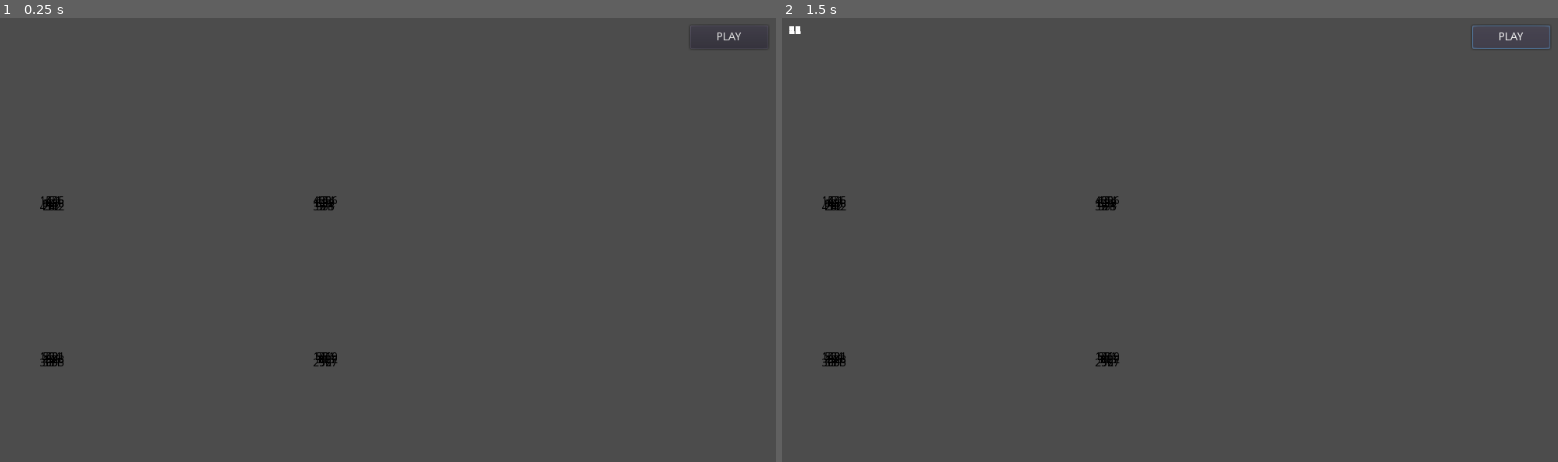
Above: before the commit, frames 1-2 (left to right).
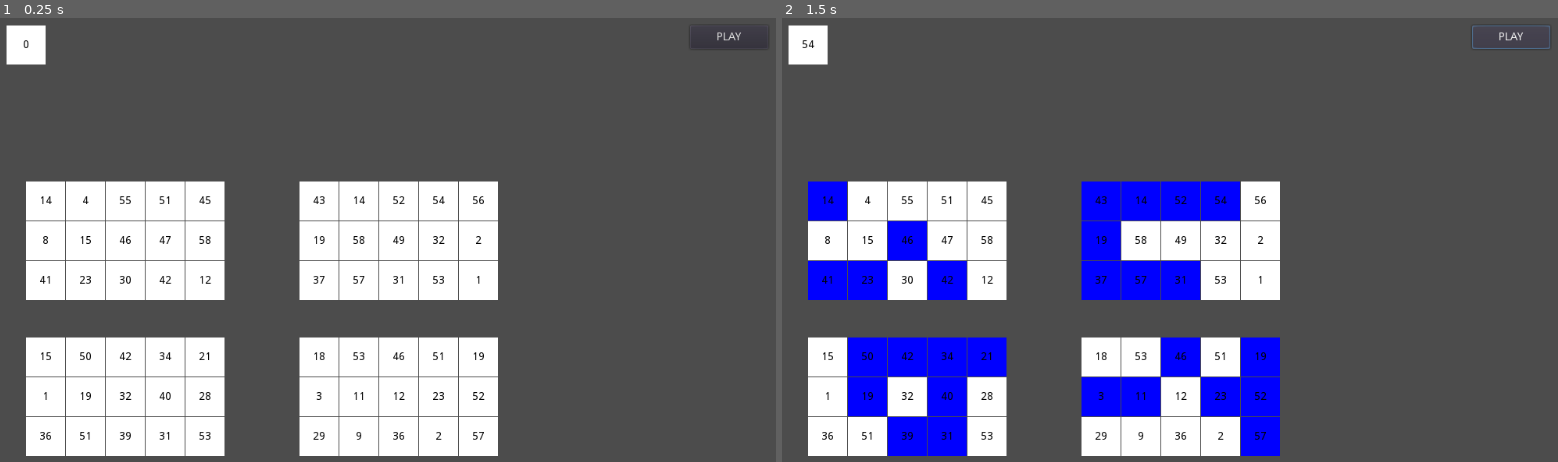
Above: after the commit, the same moments.

Repository: rosemunho/videobingo
Game: Godot game, scene res://Main.tscn
Two runs of this game, one before a commit and one after it. Both use one fixed random seed, a clock stepped at 60 frames per second and the inputs below.
Inputs:
- Up to frame 1 (0.25 s): no input
- Up to frame 2 (1.5 s): click "PLAY" at 0.5 s; click "PLAY" at 1.25 s

The runs differ from the first frame. In frame 1, 28% of the frame differs, in the area x 0-65%, y 1-99%; in frame 2, 28%.

Commit message:
Fixed sizings, cards now actually appear

Diff:
--- a/Ball.tscn
+++ b/Ball.tscn
@@ -3,11 +3,27 @@
 [ext_resource path="res://Ball.gd" type="Script" id=1]
 
 [node name="Ball" type="Sprite"]
+region_rect = Rect2( 0, 0, 50, 50 )
 script = ExtResource( 1 )
 
-[node name="Num" type="Label" parent="."]
+[node name="ColorRect" type="ColorRect" parent="."]
 margin_right = 40.0
-margin_bottom = 14.0
+margin_bottom = 40.0
+rect_min_size = Vector2( 50, 50 )
 __meta__ = {
 "_edit_use_anchors_": false
 }
+
+[node name="Num" type="Label" parent="."]
+margin_right = 50.0
+margin_bottom = 50.0
+rect_min_size = Vector2( 50, 50 )
+size_flags_vertical = 1
+custom_colors/font_color = Color( 0, 0, 0, 1 )
+text = "0"
+align = 1
+valign = 1
+max_lines_visible = 1
+__meta__ = {
+"_edit_use_anchors_": false
+}
--- a/Card.tscn
+++ b/Card.tscn
@@ -16,92 +16,86 @@
 centered = false
 
 [node name="CellContainer" type="GridContainer" parent="."]
-visible = false
 margin_right = 250.0
 margin_bottom = 150.0
+rect_min_size = Vector2( 250, 150 )
+custom_constants/vseparation = 1
+custom_constants/hseparation = 1
 columns = 5
 
 [node name="Cell1" parent="CellContainer" instance=ExtResource( 2 )]
-margin_right = 0.0
-margin_bottom = 0.0
 
 [node name="Cell2" parent="CellContainer" instance=ExtResource( 2 )]
-margin_left = 4.0
-margin_right = 4.0
-margin_bottom = 0.0
+margin_left = 51.0
+margin_right = 101.0
 
 [node name="Cell3" parent="CellContainer" instance=ExtResource( 2 )]
-margin_left = 8.0
-margin_right = 8.0
-margin_bottom = 0.0
+margin_left = 102.0
+margin_right = 152.0
 
 [node name="Cell4" parent="CellContainer" instance=ExtResource( 2 )]
-margin_left = 12.0
-margin_right = 12.0
-margin_bottom = 0.0
+margin_left = 153.0
+margin_right = 203.0
 
 [node name="Cell5" parent="CellContainer" instance=ExtResource( 2 )]
-margin_left = 16.0
-margin_right = 16.0
-margin_bottom = 0.0
+margin_left = 204.0
+margin_right = 254.0
 
 [node name="Cell6" parent="CellContainer" instance=ExtResource( 2 )]
-margin_top = 4.0
-margin_right = 0.0
-margin_bottom = 4.0
+margin_top = 51.0
+margin_bottom = 101.0
 
 [node name="Cell7" parent="CellContainer" instance=ExtResource( 2 )]
-margin_left = 4.0
-margin_top = 4.0
-margin_right = 4.0
-margin_bottom = 4.0
+margin_left = 51.0
+margin_top = 51.0
+margin_right = 101.0
+margin_bottom = 101.0
 
 [node name="Cell8" parent="CellContainer" instance=ExtResource( 2 )]
-margin_left = 8.0
-margin_top = 4.0
-margin_right = 8.0
-margin_bottom = 4.0
+margin_left = 102.0
+margin_top = 51.0
+margin_right = 152.0
+margin_bottom = 101.0
 
 [node name="Cell9" parent="CellContainer" instance=ExtResource( 2 )]
-margin_left = 12.0
-margin_top = 4.0
-margin_right = 12.0
-margin_bottom = 4.0
+margin_left = 153.0
+margin_top = 51.0
+margin_right = 203.0
+margin_bottom = 101.0
 
 [node name="Cell10" parent="CellContainer" instance=ExtResource( 2 )]
-margin_left = 16.0
-margin_top = 4.0
-margin_right = 16.0
-margin_bottom = 4.0
+margin_left = 204.0
+margin_top = 51.0
+margin_right = 254.0
+margin_bottom = 101.0
 
 [node name="Cell11" parent="CellContainer" instance=ExtResource( 2 )]
-margin_top = 8.0
-margin_right = 0.0
-margin_bottom = 8.0
+margin_top = 102.0
+margin_bottom = 152.0
 
 [node name="Cell12" parent="CellContainer" instance=ExtResource( 2 )]
-margin_left = 4.0
-margin_top = 8.0
-margin_right = 4.0
-margin_bottom = 8.0
+margin_left = 51.0
+margin_top = 102.0
+margin_right = 101.0
+margin_bottom = 152.0
 
 [node name="Cell13" parent="CellContainer" instance=ExtResource( 2 )]
-margin_left = 8.0
-margin_top = 8.0
-margin_right = 8.0
-margin_bottom = 8.0
+margin_left = 102.0
+margin_top = 102.0
+margin_right = 152.0
+margin_bottom = 152.0
 
 [node name="Cell14" parent="CellContainer" instance=ExtResource( 2 )]
-margin_left = 12.0
-margin_top = 8.0
-margin_right = 12.0
-margin_bottom = 8.0
+margin_left = 153.0
+margin_top = 102.0
+margin_right = 203.0
+margin_bottom = 152.0
 
 [node name="Cell15" parent="CellContainer" instance=ExtResource( 2 )]
-margin_left = 16.0
-margin_top = 8.0
-margin_right = 16.0
-margin_bottom = 8.0
+margin_left = 204.0
+margin_top = 102.0
+margin_right = 254.0
+margin_bottom = 152.0
 
 [node name="Button" type="Button" parent="."]
 modulate = Color( 1, 1, 1, 0 )
--- a/Cell.tscn
+++ b/Cell.tscn
@@ -5,6 +5,7 @@
 [node name="Cell" type="ColorRect"]
 margin_right = 50.0
 margin_bottom = 50.0
+rect_min_size = Vector2( 50, 50 )
 script = ExtResource( 1 )
 __meta__ = {
 "_edit_use_anchors_": false
@@ -13,6 +14,7 @@
 [node name="Num" type="Label" parent="."]
 margin_right = 50.0
 margin_bottom = 50.0
+rect_min_size = Vector2( 50, 50 )
 size_flags_vertical = 1
 custom_colors/font_color = Color( 0, 0, 0, 1 )
 text = "0"
